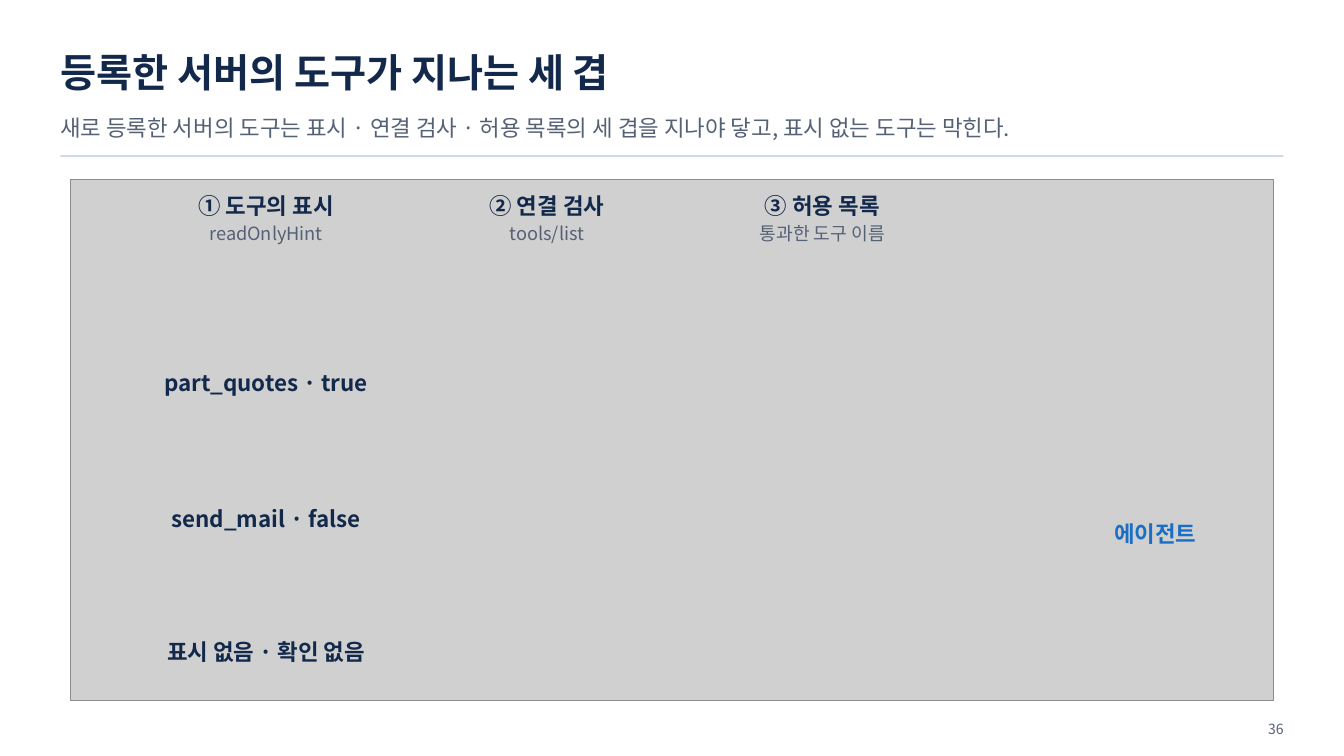
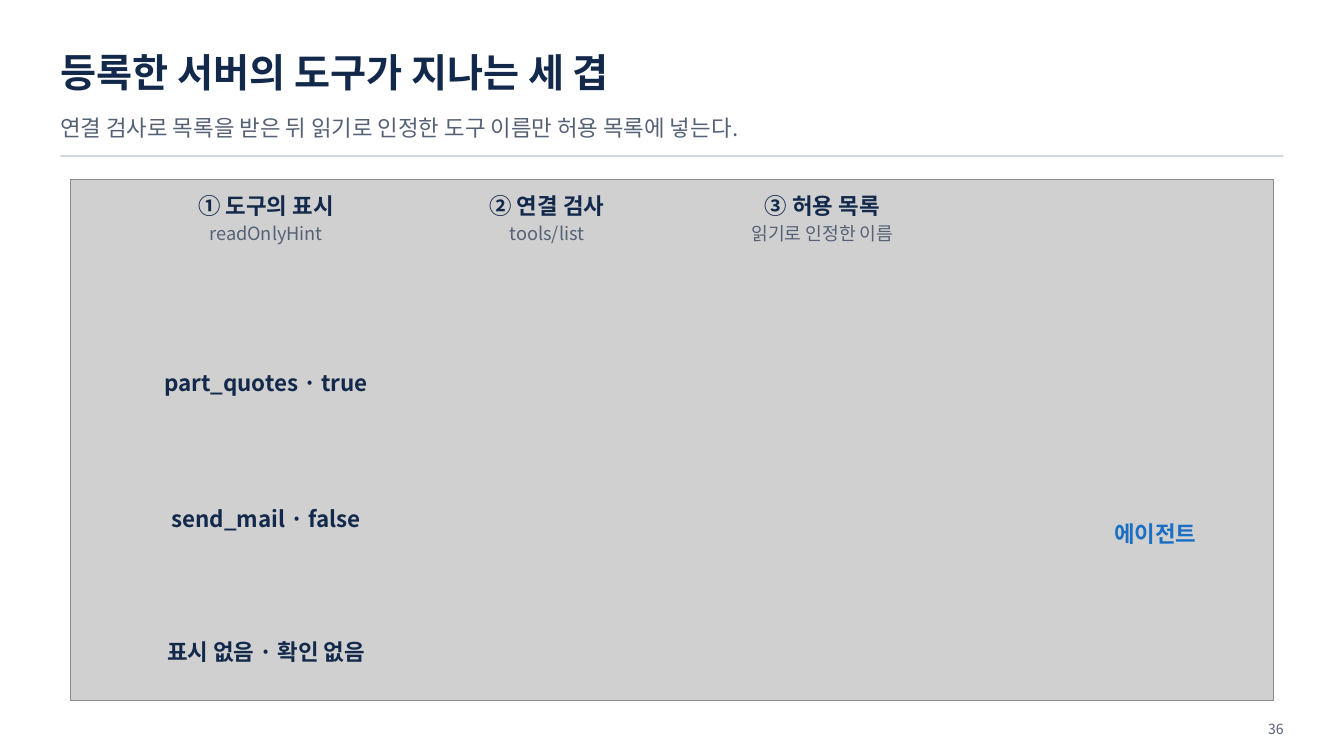
Before and after one commit to uengine-oss/hyd-iot-edu, a slide deck: slide 36 of workspace/강의제작/산출물/통합반/이론_오프라인/06회차/통합반_오프라인_06회차.pptx. Drawn at 1344x756 pixels with LibreOffice and Linux fonts; fonts in the diff are those of the drawing; grey boxes stand for pictures. Boxes give left, top, right and bottom in pixels: in the first picture for what was removed or moved away, otherwise in the second. Text is boxed around its words. In the diff, an @@ line names an element or a change of style, - is before the commit and + after.

Commit message:
통합반 현장 6회차 33~38장 읽기 힌트·허용 목록·도구 배정과 최소 권한을 실제 실행 규칙과 현장 질문으로 검증한다

```diff
--- a/workspace/강의제작/산출물/통합반/이론_오프라인/06회차/통합반_오프라인_06회차.pptx
+++ b/workspace/강의제작/산출물/통합반/이론_오프라인/06회차/통합반_오프라인_06회차.pptx
@@ text at [60,117,738,138]: text changed @@
-새로 등록한 서버의 도구는 표시 · 연결 검사 · 허용 목록의 세 겹을 지나야 닿고, 표시 없는 도구는 막힌다.
+연결 검사로 목록을 받은 뒤 읽기로 인정한 도구 이름만 허용 목록에 넣는다.
@@ text at [751,225,893,242]: text changed @@
-통과한 도구 이름
+읽기로 인정한 이름
```
Also in this commit, not shown: 5 other slides changed, 10 other files.
